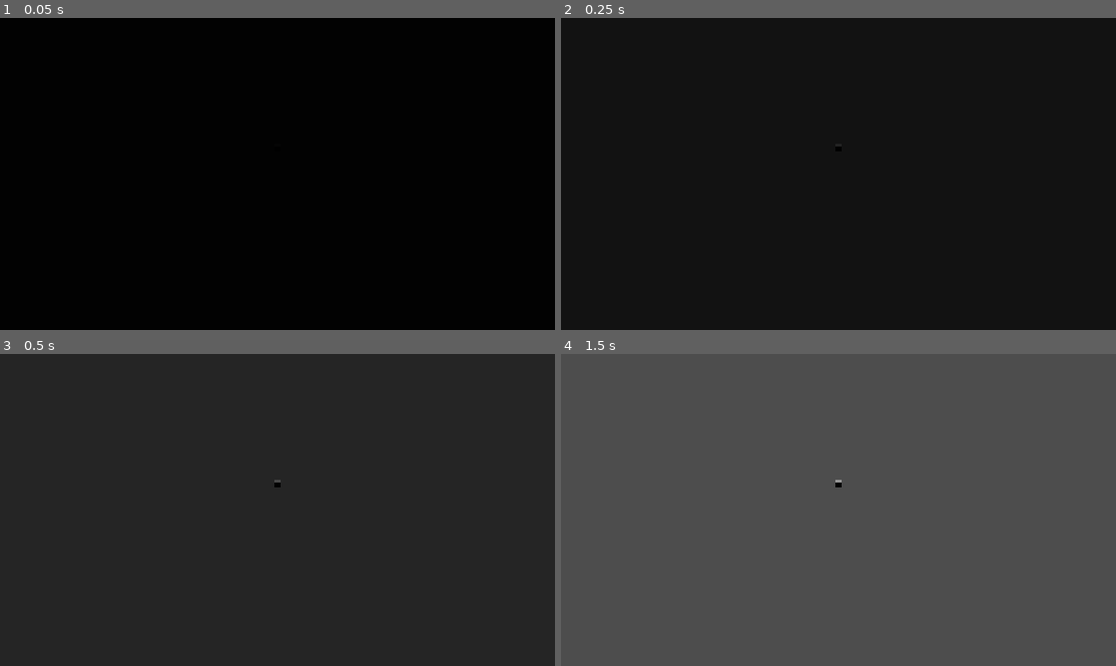
Above: before the commit, frames 1-4 (two rows, left to right).
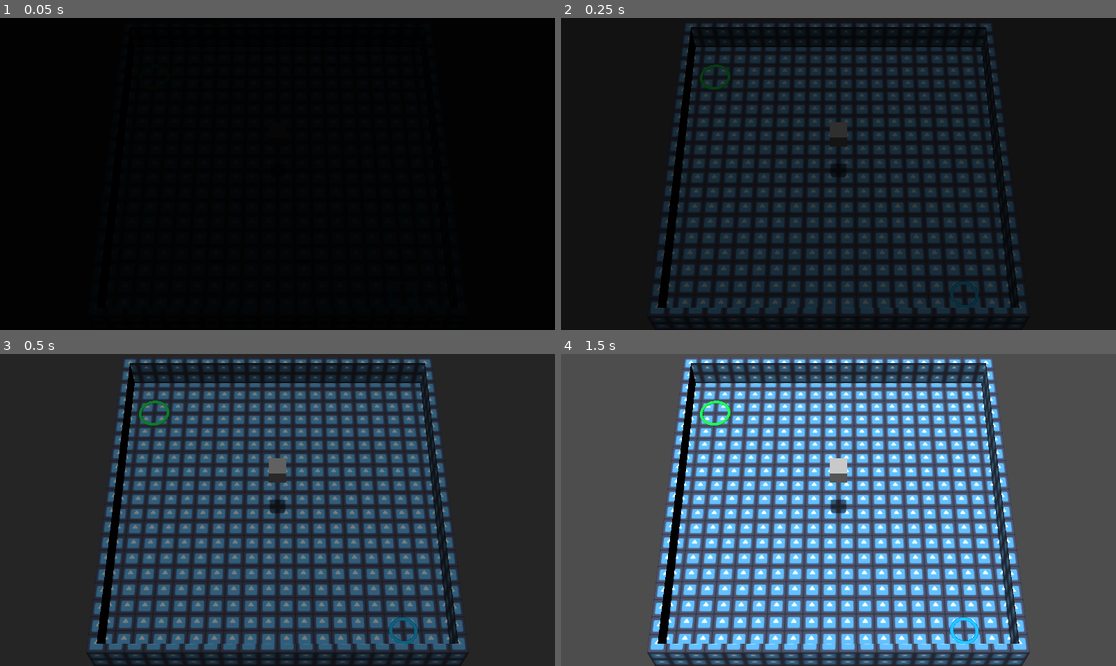
Above: after the commit, the same moments.

Repository: hellocld/bjsjam_xix
Game: Godot game, scene res://src/game/game.tscn
The game is run twice, just before and just after one commit, with the same random seed, the same clock (stepped at 60 frames per second) and the same inputs. Before the commit the project has no main scene; this scene is started directly in both runs. The engine's default icon, where the game draws it, is replaced by a stand-in: a white triangle on a blue panel in a dark square.
Inputs (mouse positions are in pixels of both pictures, inside the frame that each line leads up to):
- Up to frame 1 (0.05 s): no input
- Up to frame 2 (0.25 s): no input
- Up to frame 3 (0.5 s): no input
- Up to frame 4 (1.5 s): tap Enter at 0.5 s; move the mouse to (960, 494) at 0.52 s; hold D 0.53-1.25 s; tap Backspace at 0.6 s; click (960, 494) at 0.67 s; tap Space at 1.25 s; drag from (727, 525) to (810, 572) at 1.27 s

The runs differ from the first frame. In frame 2, 24% of the frame differs, in the area x 16-84%, y 1-95%; in frame 3, 31%; in frame 4, 53%, in the area x 15-85%, y 1-100%.
Error before the commit: Invalid call. Nonexistent function 'instantiate' in base 'Nil'. (res://src/game/game.gd:21)

Commit message:
Custom obstacle and room, placer working

Diff:
--- a/project.godot
+++ b/project.godot
@@ -11,6 +11,7 @@
 [application]
 
 config/name="BGSjam XIX"
+run/main_scene="res://src/game/game.tscn"
 config/features=PackedStringArray("4.1", "Mobile")
 config/icon="res://icon.svg"
 
@@ -68,6 +69,26 @@
 "events": [Object(InputEventJoypadMotion,"resource_local_to_scene":false,"resource_name":"","device":-1,"axis":2,"axis_value":-1.0,"script":null)
 ]
 }
+obstacleplacer_next_obstacle={
+"deadzone": 0.5,
+"events": [Object(InputEventJoypadButton,"resource_local_to_scene":false,"resource_name":"","device":-1,"button_index":10,"pressure":0.0,"pressed":true,"script":null)
+]
+}
+obstacleplacer_previous_obstacle={
+"deadzone": 0.5,
+"events": [Object(InputEventJoypadButton,"resource_local_to_scene":false,"resource_name":"","device":-1,"button_index":9,"pressure":0.0,"pressed":true,"script":null)
+]
+}
+obstacleplacer_place={
+"deadzone": 0.5,
+"events": [Object(InputEventJoypadButton,"resource_local_to_scene":false,"resource_name":"","device":-1,"button_index":0,"pressure":0.0,"pressed":true,"script":null)
+]
+}
+
+[layer_names]
+
+3d_physics/layer_1="Room"
+3d_physics/layer_2="Obstacle"
 
 [rendering]
 
--- a/src/game/game.tscn
+++ b/src/game/game.tscn
@@ -1,9 +1,39 @@
-[gd_scene load_steps=17 format=3 uid="uid://4ntbqy6rk18f"]
+[gd_scene load_steps=18 format=3 uid="uid://4ntbqy6rk18f"]
 
 [ext_resource type="Script" path="res://src/game/game.gd" id="1_0xk1w"]
 [ext_resource type="PackedScene" uid="uid://e72aajjqr18r" path="res://src/obstacle_placer/obstacle_placer.tscn" id="1_b06ym"]
+[ext_resource type="PackedScene" uid="uid://cx5k4egalt1he" path="res://src/rooms/custom/room_corner2corner.tscn" id="2_5u6ya"]
 [ext_resource type="Script" path="res://src/ui/MaskAnimationPlayer.gd" id="3_a7piw"]
 [ext_resource type="Script" path="res://src/ui/ui.gd" id="3_cflfw"]
+
+[sub_resource type="Animation" id="Animation_7ne66"]
+resource_name = "MaskHide"
+tracks/0/type = "value"
+tracks/0/imported = false
+tracks/0/enabled = true
+tracks/0/path = NodePath("UI/ScreenMask:color")
+tracks/0/interp = 1
+tracks/0/loop_wrap = true
+tracks/0/keys = {
+"times": PackedFloat32Array(0, 1),
+"transitions": PackedFloat32Array(1, 1),
+"update": 0,
+"values": [Color(0, 0, 0, 1), Color(0, 0, 0, 0)]
+}
+tracks/1/type = "method"
+tracks/1/imported = false
+tracks/1/enabled = true
+tracks/1/path = NodePath("UI/MaskAnimationPlayer")
+tracks/1/interp = 1
+tracks/1/loop_wrap = true
+tracks/1/keys = {
+"times": PackedFloat32Array(1),
+"transitions": PackedFloat32Array(1),
+"values": [{
+"args": [],
+"method": &"mask_hidden"
+}]
+}
 
 [sub_resource type="Animation" id="Animation_rx6dg"]
 resource_name = "MaskShow"
@@ -31,35 +61,6 @@
 "values": [{
 "args": [],
 "method": &"mask_shown"
-}]
-}
-
-[sub_resource type="Animation" id="Animation_7ne66"]
-resource_name = "MaskHide"
-tracks/0/type = "value"
-tracks/0/imported = false
-tracks/0/enabled = true
-tracks/0/path = NodePath("UI/ScreenMask:color")
-tracks/0/interp = 1
-tracks/0/loop_wrap = true
-tracks/0/keys = {
-"times": PackedFloat32Array(0, 1),
-"transitions": PackedFloat32Array(1, 1),
-"update": 0,
-"values": [Color(0, 0, 0, 1), Color(0, 0, 0, 0)]
-}
-tracks/1/type = "method"
-tracks/1/imported = false
-tracks/1/enabled = true
-tracks/1/path = NodePath("UI/MaskAnimationPlayer")
-tracks/1/interp = 1
-tracks/1/loop_wrap = true
-tracks/1/keys = {
-"times": PackedFloat32Array(1),
-"transitions": PackedFloat32Array(1),
-"values": [{
-"args": [],
-"method": &"mask_hidden"
 }]
 }
 
@@ -115,15 +116,18 @@
 
 [node name="Game" type="Node3D"]
 script = ExtResource("1_0xk1w")
+room_pool = Array[PackedScene]([ExtResource("2_5u6ya")])
 
 [node name="ObstaclePlacer" parent="." instance=ExtResource("1_b06ym")]
-transform = Transform3D(1, 0, 0, 0, 1, 0, 0, 0, 1, 0, 2, 0)
+transform = Transform3D(1, 0, 0, 0, 1, 0, 0, 0, 1, 0, 4, 0)
 
 [node name="Camera3D" type="Camera3D" parent="."]
-transform = Transform3D(1, 0, 0, 0, 0.707107, 0.707107, 0, -0.707107, 0.707107, 0, 6.47703, 5.82632)
+transform = Transform3D(1, 0, 0, 0, 0.5, 0.866025, 0, -0.866025, 0.5, 0, 42, 24.5)
+fov = 22.0
 
 [node name="ShadowLight" type="DirectionalLight3D" parent="."]
 transform = Transform3D(1, 0, 0, 0, -4.37114e-08, 1, 0, -1, -4.37114e-08, 0, 0, 0)
+light_energy = 0.5
 shadow_enabled = true
 sky_mode = 1
 
@@ -145,7 +149,7 @@
 anchor_bottom = 1.0
 grow_horizontal = 2
 grow_vertical = 2
-color = Color(0, 0, 0, 0)
+color = Color(0, 0, 0, 1)
 
 [node name="MaskAnimationPlayer" type="AnimationPlayer" parent="UI"]
 root_node = NodePath("../..")
@@ -158,3 +162,7 @@
 tree_root = SubResource("AnimationNodeStateMachine_rlgtl")
 anim_player = NodePath("../MaskAnimationPlayer")
 active = true
+
+[node name="DirectionalLight3D" type="DirectionalLight3D" parent="."]
+transform = Transform3D(0.938391, 0.25139, -0.237121, 0, 0.686161, 0.72745, 0.345577, -0.682632, 0.643887, 0, 0, 0)
+light_energy = 0.5
--- a/src/navigator/navigator.tscn
+++ b/src/navigator/navigator.tscn
@@ -6,10 +6,11 @@
 
 [sub_resource type="CapsuleMesh" id="CapsuleMesh_xj3mt"]
 
-[node name="Navigator" type="CharacterBody3D"]
+[node name="Navigator" type="CharacterBody3D" node_paths=PackedStringArray("nav_agent")]
 axis_lock_angular_y = true
 script = ExtResource("1_kco07")
 move_speed = 1.0
+nav_agent = NodePath("NavigationAgent3D")
 
 [node name="NavigationAgent3D" type="NavigationAgent3D" parent="."]
 avoidance_enabled = true
--- /dev/null
+++ b/src/obstacle_base/custom/obstacle_box.tscn
@@ -0,0 +1,15 @@
+[gd_scene load_steps=4 format=3 uid="uid://cjxcpahqwqsq"]
+
+[ext_resource type="PackedScene" uid="uid://tyubbe1f1nr1" path="res://src/obstacle_base/obstacle_base.tscn" id="1_wyutu"]
+
+[sub_resource type="BoxMesh" id="BoxMesh_at7l7"]
+
+[sub_resource type="BoxShape3D" id="BoxShape3D_hucgh"]
+
+[node name="ObstacleBase" instance=ExtResource("1_wyutu")]
+
+[node name="MeshInstance3D" type="MeshInstance3D" parent="." index="0"]
+mesh = SubResource("BoxMesh_at7l7")
+
+[node name="CollisionShape3D" type="CollisionShape3D" parent="." index="1"]
+shape = SubResource("BoxShape3D_hucgh")
--- a/src/obstacle_base/obstacle_base.gd
+++ b/src/obstacle_base/obstacle_base.gd
@@ -4,10 +4,19 @@
 var _held: bool = true
 
 
-func on_dropped() -> void:
-	#
+func _ready() -> void:
+	EventBus.obstacle_placement_timeout.connect(on_placement_timeout)
+	for child in get_children():
+		if child is CollisionShape3D:
+			child.disabled = true
+
+
+func place() -> void:
 	_held = false
 	freeze = false
+	for child in get_children():
+		if child is CollisionShape3D:
+			child.disabled = false
 
 
 func on_placement_timeout() -> void:
--- a/src/obstacle_base/obstacle_base.tscn
+++ b/src/obstacle_base/obstacle_base.tscn
@@ -3,5 +3,7 @@
 [ext_resource type="Script" path="res://src/obstacle_base/obstacle_base.gd" id="1_7ekbf"]
 
 [node name="ObstacleBase" type="RigidBody3D"]
+collision_layer = 2
+collision_mask = 3
 freeze = true
 script = ExtResource("1_7ekbf")
--- a/src/obstacle_placer/obstacle_placer.gd
+++ b/src/obstacle_placer/obstacle_placer.gd
@@ -5,6 +5,14 @@
 
 @export var move_speed: float = 3.0
 @export var rot_speed: float = 5.0
+@export var obstacles: Array[PackedScene]
+
+var _obstacle_pool_index:int = 0:
+	get:
+		return _obstacle_pool_index
+	set(value):
+		_obstacle_pool_index = value
+		instance_held_obstacle(obstacles[_obstacle_pool_index])
 
 var _held_obstacle: Obstacle = null
 var _obstacle_root: Node3D:
@@ -12,6 +20,10 @@
 		if _obstacle_root == null:
 			_obstacle_root = get_tree().get_nodes_in_group("ObstacleRoot")[0]
 		return _obstacle_root
+
+
+func _ready() -> void:
+	instance_held_obstacle.call_deferred(obstacles[_obstacle_pool_index])
 
 
 func _physics_process(delta):
@@ -24,6 +36,16 @@
 	remote_trans.rotate_x(rot_x * rot_speed * delta)
 	remote_trans.rotate_z(rot_z * rot_speed * delta)
 
+	if Input.is_action_just_pressed("obstacleplacer_previous_obstacle"):
+		_obstacle_pool_index = wrapi(_obstacle_pool_index + 1, 0, obstacles.size())
+	if Input.is_action_just_pressed("obstacleplacer_next_obstacle"):
+		_obstacle_pool_index = wrapi(_obstacle_pool_index - 1, 0, obstacles.size())
+
+	if Input.is_action_just_pressed("obstacleplacer_place"):
+		_held_obstacle.place()
+		_held_obstacle = null
+		instance_held_obstacle(obstacles[_obstacle_pool_index])
+
 
 func instance_held_obstacle(obstacleScene: PackedScene) -> void:
 	var temp = obstacleScene.instantiate()
@@ -31,7 +53,8 @@
 		print_debug("ERROR: invalid obstacle instance attempt: %s" % temp.name)
 		return
 	remote_trans.remote_path = ""
-	_held_obstacle.queue_free()
+	if _held_obstacle != null:
+		_held_obstacle.queue_free()
 	_held_obstacle = temp
 	_obstacle_root.add_child(_held_obstacle)
 	remote_trans.remote_path = _held_obstacle.get_path()
--- a/src/obstacle_placer/obstacle_placer.tscn
+++ b/src/obstacle_placer/obstacle_placer.tscn
@@ -1,12 +1,14 @@
-[gd_scene load_steps=3 format=3 uid="uid://e72aajjqr18r"]
+[gd_scene load_steps=4 format=3 uid="uid://e72aajjqr18r"]
 
 [ext_resource type="Script" path="res://src/obstacle_placer/obstacle_placer.gd" id="1_snr5p"]
+[ext_resource type="PackedScene" uid="uid://cjxcpahqwqsq" path="res://src/obstacle_base/custom/obstacle_box.tscn" id="2_1jv31"]
 
 [sub_resource type="BoxMesh" id="BoxMesh_yy50l"]
 size = Vector3(0.2, 0.2, 0.2)
 
 [node name="ObstaclePlacer" type="Node3D"]
 script = ExtResource("1_snr5p")
+obstacles = Array[PackedScene]([ExtResource("2_1jv31")])
 
 [node name="RemoteTransform3D" type="RemoteTransform3D" parent="."]
 
--- /dev/null
+++ b/src/rooms/custom/room_corner2corner.tscn
@@ -0,0 +1,24 @@
+[gd_scene load_steps=3 format=3 uid="uid://cx5k4egalt1he"]
+
+[ext_resource type="PackedScene" uid="uid://65jp2ieib57s" path="res://src/rooms/room_base.tscn" id="1_8bsaw"]
+[ext_resource type="Material" uid="uid://q0fa6ar67wl2" path="res://assets/materials/icon_triplanar.tres" id="2_qo8q0"]
+
+[node name="RoomBase" instance=ExtResource("1_8bsaw")]
+
+[node name="Bounds" type="CSGBox3D" parent="NavigationRegion3D/RoomBase" index="0"]
+use_collision = true
+collision_mask = 2
+size = Vector3(20, 4, 20)
+material = ExtResource("2_qo8q0")
+
+[node name="CSGBox3D" type="CSGBox3D" parent="NavigationRegion3D/RoomBase/Bounds" index="0"]
+transform = Transform3D(1, 0, 0, 0, 1, 0, 0, 0, 1, 0, 2, 0)
+operation = 2
+size = Vector3(19, 4, 19)
+material = ExtResource("2_qo8q0")
+
+[node name="NavigatorStart" parent="." index="1"]
+transform = Transform3D(1, 0, 0, 0, 1, 0, 0, 0, 1, 7, 0, 8)
+
+[node name="NavigatorGoal" parent="." index="2"]
+transform = Transform3D(1, 0, 0, 0, 1, 0, 0, 0, 1, -8, 0, -7)
--- a/src/rooms/room_base.tscn
+++ b/src/rooms/room_base.tscn
@@ -30,7 +30,7 @@
 
 [node name="RoomBase" type="Node3D" parent="NavigationRegion3D"]
 
-[node name="ObstacleRoot" type="Node3D" parent="NavigationRegion3D"]
+[node name="ObstacleRoot" type="Node3D" parent="NavigationRegion3D" groups=["ObstacleRoot"]]
 
 [node name="NavigatorStart" type="Node3D" parent="."]
 
